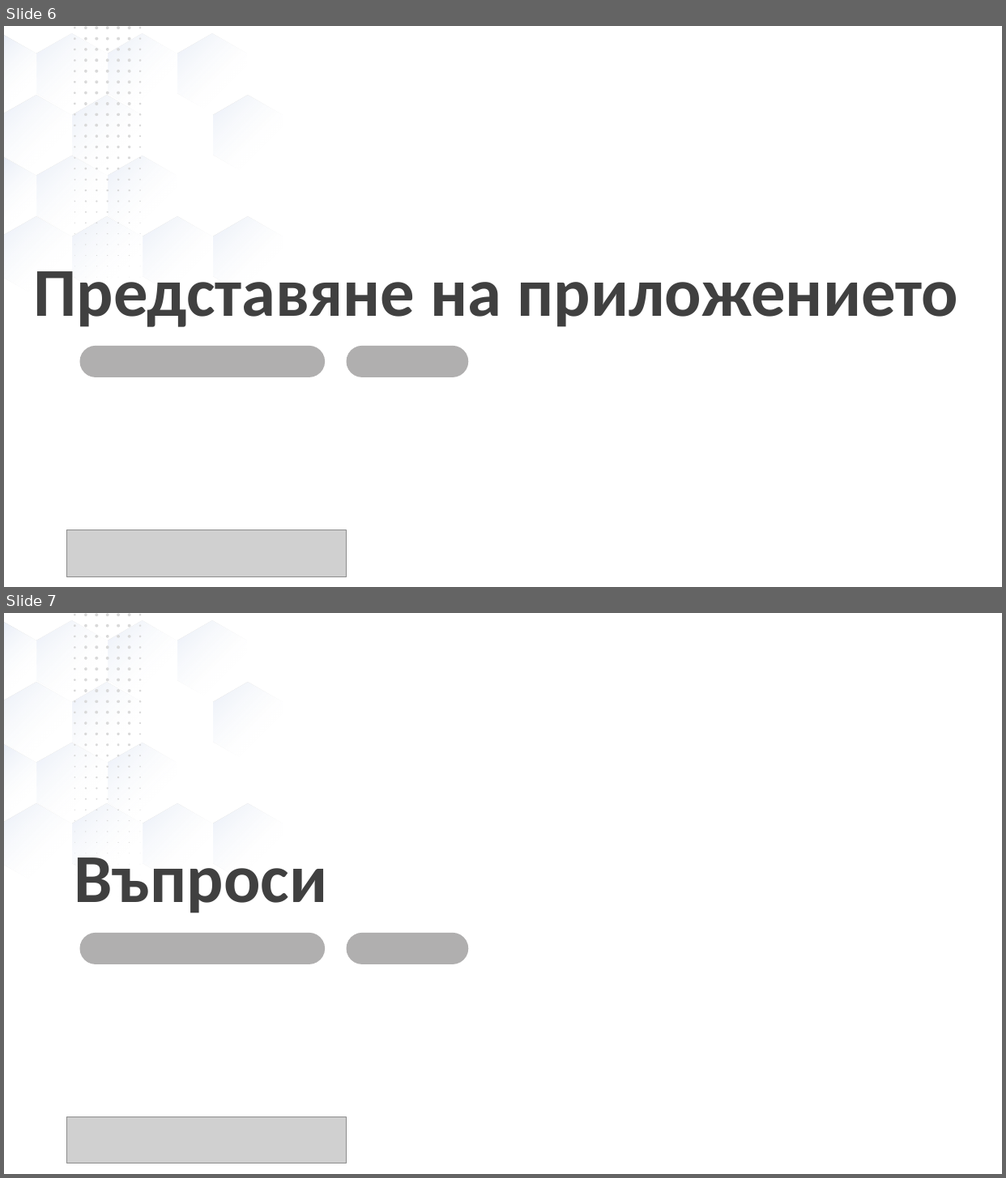
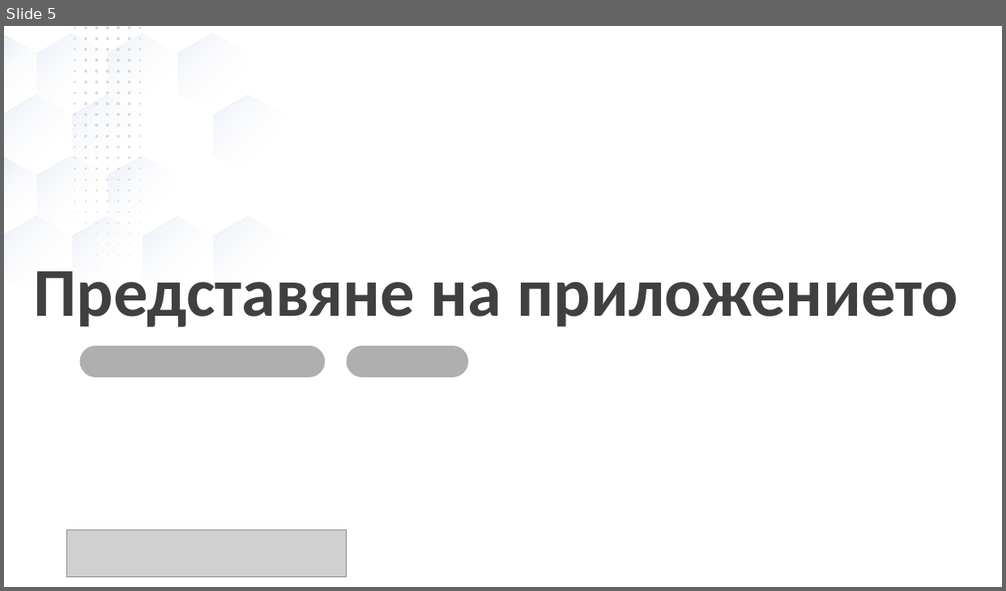
Before and after one commit to KSChervenkov19/history-project-2022, a slide deck: docs/Presentation_the_time_machine.pptx. Shown one above the other, each under a label of ours: slides 6 and 7 before the commit, slide 5 after it. The pictures are 1006x1178 and 1006x591 pixels, drawn with LibreOffice and Linux fonts; fonts in the diff are those of the drawing; grey boxes stand for pictures. Boxes give left, top, right and bottom in pixels: in the first picture for what was removed or moved away, otherwise in the second. Text is boxed around its words. In the diff, an @@ line names an element or a change of style, - is before the commit and + after.

```diff
--- a/docs/Presentation_the_time_machine.pptx
+++ b/docs/Presentation_the_time_machine.pptx
@@ slide 7 removed at bbox=[4, 613, 1002, 1174], background #FFFFFF; not listed: 201 template elements that a slide beside it also shows @@
@@ text removed at bbox=[74, 858, 328, 914] @@
-Въпроси
@@ rounded rectangle removed at bbox=[79, 933, 325, 964] @@
@@ rounded rectangle removed at bbox=[346, 933, 468, 964] @@
@@ picture removed at bbox=[67, 1118, 346, 1163] @@
@@ what was slide 6 is now slide 5 @@
```
Also in this commit, not shown: 2 slides changed, 1 other slide removed, 3 other files.
